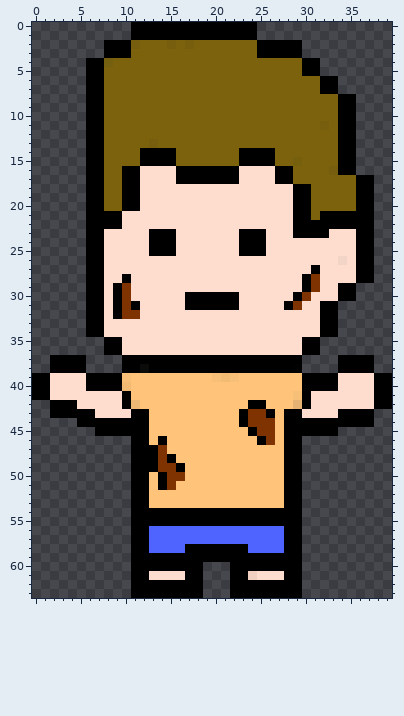
File history of a pixel-art sprite, Projects/Our First Game/Our First Game.gmx/sprites/images/spr_player_jump_1.png. The picture above was drawn from the file before the commit.
The file is 80x128 pixels, drawn in blocks of 2x2; one block is one cell here. Pixels under 10% opacity are left out. Colours within 5 levels of each other are drawn and written as one.
And afterwards:
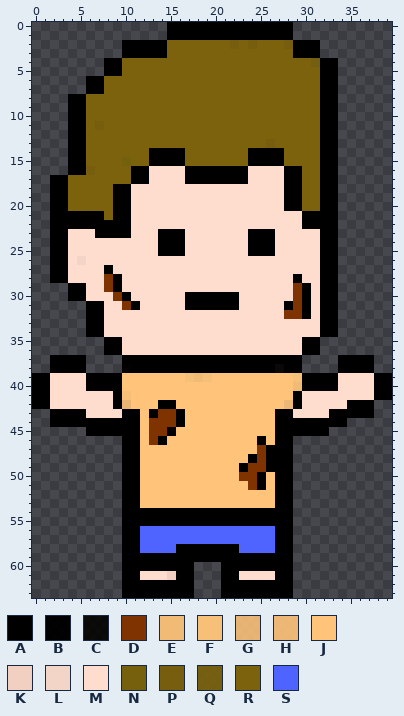
Palette (. is transparent): A #000000  B #010000f9  C #050402e6  D #7f3300  E #fcc377ef  F #fcc37af8  G #fec37adf  H #fec37ae7  J #ffc37a  K #f1d0c2  L #fcddcdf2  M #ffddce  N #796209ef  P #795f0cf5  Q #7a620ce7  R #7c620c  S #4f63ff
From old to new:
y 0..1: x 11..14 AAAA -> ....; x 25..28 .... -> AAAA
y 2: x 8..9 AA -> ..; x 11..15 PRRRP -> AAAAR; x 17 P -> R; x 22 R -> P; x 24..28 RAAAA -> PRRRP; x 30..31 .. -> AA
y 3: x 8..9 AA -> ..; x 11..14 RRRR -> AAAA; x 25..28 AAAA -> RRRR; x 30..31 .. -> AA
y 4: x 6..9 AAQR -> ..AA; x 30..33 AA.. -> RQAA
y 5: x 6..9 AARR -> ..AA; x 30..33 AA.. -> RRAA
y 8..10: x 4..7 ..AA -> AARR; x 32..35 RRAA -> AA..
y 11: x 4..7 ..AA -> AARP; x 32..35 PRAA -> AA..
y 12: x 4..7 ..AA -> AARR; x 32..35 RRAA -> AA..
y 13: x 4..7 ..AA -> AARR; x 13 P -> R; x 26 R -> P; x 32..35 RRAA -> AA..
y 14: x 4..7 ..AA -> AARR; x 12 A -> R; x 16 R -> A; x 23 A -> R; x 27 R -> A; x 32..35 RRAA -> AA..
y 15: x 4..7 ..AA -> AARR; x 10 R -> N; x 12 A -> R; x 16 R -> A; x 23 A -> R; x 27 R -> A; x 29 N -> R; x 32..35 RRAA -> AA..
y 16: x 4..7 ..AA -> AAPR; x 10 A -> R; x 12 M -> A; x 16 A -> M; x 23 M -> A; x 27 A -> M; x 29 R -> A; x 32..35 RPAA -> AA..
y 17: x 2..7 ....AA -> AARRRR; x 10 A -> R; x 12 M -> A; x 16 A -> M; x 23 M -> A; x 27 A -> M; x 29 R -> A; x 32..37 RRRRAA -> AA....
y 18..20: x 2..7 ....AA -> AARRRR; x 9 R -> A; x 11 A -> M; x 28 M -> A; x 30 A -> R; x 32..37 RRRRAA -> AA....
y 21: x 2..5 .... -> AAAA; x 8 A -> R; x 10 M -> A; x 29 A -> M; x 31 R -> A; x 34..37 AAAA -> ....
y 22: x 2..5 .... -> AAAA; x 10 M -> A; x 29 A -> M; x 34..37 AAAA -> ....
y 23: x 2..6 ....A -> AAMMM; x 8..10 MMM -> AAA; x 13 A -> M; x 16 M -> A; x 23 A -> M; x 26 M -> A; x 29..31 AAA -> MMM; x 33..37 MMMAA -> A....
y 24..25: x 2..7 ....AA -> AAMMMM; x 13 A -> M; x 16 M -> A; x 23 A -> M; x 26 M -> A; x 32..37 MMMMAA -> AA....
y 26: x 2..7 ....AA -> AAMLMM; x 32..37 MMLMAA -> AA....
y 27: x 2..8 ....AAM -> AAMMMMA; x 31..37 AMMMMAA -> MAA....
y 28: x 2..10 ....AAMMA -> AAMMMMDAM; x 29..37 MADMMMMAA -> AMMAA....
y 29: x 4..8 ..AAM -> AAMMD; x 10 D -> M; x 29 M -> D; x 31..35 DMMAA -> MAA..
y 30: x 4..7 ..AA -> AAMM; x 9..10 AD -> DA; x 29..30 AD -> DA; x 32..35 MMAA -> AA..
y 31: x 9 A -> M; x 30 M -> A
y 32: x 9..11 ADD -> MMM; x 28..30 MMM -> DDA
y 38: x 10 A -> B; x 12 C -> A; x 27 A -> C; x 29 B -> A
y 39: x 10 F -> J; x 17..22 JJJFEF -> FEFJJJ; x 29 J -> F
y 40: x 10 E -> J; x 29 J -> E
y 41: x 9..10 MA -> AF; x 29..30 FA -> AM
y 42: x 0..4 ..AAA -> AAMMM; x 9..11 MAH -> AGJ; x 14..15 JJ -> AA; x 24..25 AA -> JJ; x 28..30 JGA -> HAM; x 35..39 MMMAA -> AAA..
y 43: x 6 A -> M; x 10 M -> A; x 12..16 AJJJJ -> JADDA; x 23..27 ADDAJ -> JJJJA; x 29 A -> M; x 33 M -> A
y 44: x 2..4 ... -> AAA; x 12..16 AJJJJ -> JDDDA; x 23..27 ADDDJ -> JJJJA; x 35..37 AAA -> ...
y 45: x 6 . -> A; x 12..15 AJJJ -> JDDA; x 24..27 ADDJ -> JJJA; x 33 A -> .
y 46: x 10 . -> A; x 12..13 AJ -> JD; x 26..27 DJ -> JA; x 29 A -> .
y 47: x 10 . -> A; x 12..14 AAD -> JJJ; x 25..27 JJJ -> DAA; x 29 A -> .
y 48: x 10 . -> A; x 12..15 AADA -> JJJJ; x 24..27 JJJJ -> ADAA; x 29 A -> .
y 49: x 10 . -> A; x 12..16 AADDA -> JJJJJ; x 23..27 JJJJJ -> ADDAA; x 29 A -> .
y 50: x 10 . -> A; x 12 A -> J; x 14..16 ADD -> JJJ; x 23..25 JJJ -> DDA; x 27 J -> A; x 29 A -> .
y 51: x 10 . -> A; x 12 A -> J; x 14..15 AD -> JJ; x 24..25 JJ -> DA; x 27 J -> A; x 29 A -> .
y 52..53: x 10 . -> A; x 12 A -> J; x 27 J -> A; x 29 A -> .
y 54..55: x 10 . -> A; x 29 A -> .
y 56..57: x 10 . -> A; x 12 A -> S; x 27 S -> A; x 29 A -> .
y 58: x 10 . -> A; x 12 A -> S; x 16 S -> A; x 23 A -> S; x 27 S -> A; x 29 A -> .
y 59: x 10 . -> A; x 29 A -> .
y 60: x 10 . -> A; x 18 A -> .; x 21 . -> A; x 29 A -> .
y 61: x 10 . -> A; x 12 A -> M; x 15..16 MM -> KA; x 18 A -> .; x 21 . -> A; x 23..24 AK -> MM; x 27 M -> A; x 29 A -> .
y 62..63: x 10 . -> A; x 18 A -> .; x 21 . -> A; x 29 A -> .
